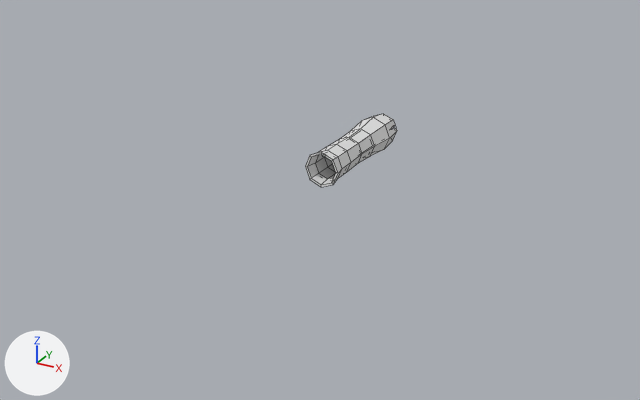
One commit to the Blender file Dungeon Baller/Models blend/balvan.blend: the scene before it, then after it.
One viewpoint serves both versions: a camera (50 mm lens) standing at (19.4, -42.8, 16.1) and looking at (-1.0, -5.5, -2.5). Lighting does not change. The marker at lower left points along +X, +Y and +Z. Mesh edges are drawn as thin lines.
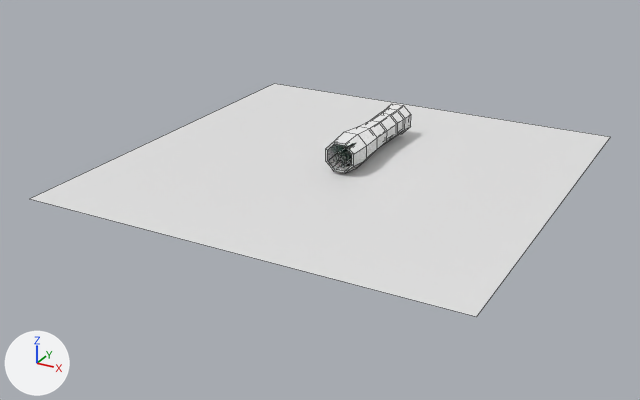
Where the change shows, as pixel boxes [x1, y1, x2, y2] in the pictures (640 x 400 px):
'Plane', added
    after: [30, 83, 610, 317]
'Circle', reshaped, moved, turned
    before: [305, 114, 397, 187]
    after: [326, 104, 411, 173]

The change, as a diff of the scene's bpy script:
```diff
--- a/Dungeon Baller/Models blend/balvan.blend.py
+++ b/Dungeon Baller/Models blend/balvan.blend.py
@@ mat_material_002 @@
+mat_material_002 = bpy.data.materials.new('Material.002')
+mat_material_002.use_nodes = True; mat_material_002.node_tree.nodes.clear()
+_N = mat_material_002.node_tree.nodes; _L = mat_material_002.node_tree.links
+n0 = _N.new('ShaderNodeOutputMaterial'); n0.name = 'Material Output'
+n1 = _N.new('ShaderNodeAmbientOcclusion'); n1.name = 'Ambient Occlusion'
+n1.samples = 1
+n1.inputs[0].default_value = (0.8, 0.8, 0.8, 1.0)  # 'Color', white #e7e7e7
+n1.inputs[1].default_value = 0.0  # 'Distance'
+_L.new(n1.outputs[0], n0.inputs[0])  # 'Color' to 'Surface'
@@ me_circle @@
 # used by ob_circle; location = (0.0, 0.0, 0.0); rotation_euler = (1.571, 0.0, 0.0), in degrees (90, 0, 0)
-me_circle.from_pydata(...)  # 160 vertices, 141 faces; spans x -1.0..1.0, y -1.0..1.0, z 0.22..7.3
+me_circle.from_pydata(...)  # 161 vertices, 143 faces, 1 loose edge; spans x -0.93..0.93, y -0.93..0.92, z 0.18..7.3
+# me_circle part 1: 158 vertices removed from x -1.0..1.0, y -1.0..1.0, z 0.22..7.3; 159 vertices added at x -0.93..0.93, y -0.93..0.92, z 0.18..7.3
+me_circle.materials.append(mat_material_002)
@@ me_plane @@
+me_plane.from_pydata([(-1.0, -1.03, 0.0), (1.0, -1.03, 0.0), (-1.0, 0.97, 0.0), (1.0, 0.97, 0.0)], [], [(0, 1, 3, 2)])
@@ ob_circle @@
 ob_circle = bpy.data.objects.new('Circle', me_circle)
-ob_circle.location = (0.0, 0.0, 0.0)
-ob_circle.rotation_euler = (1.571, 0.0, 0.0)  # degrees (90, 0, 0)
+ob_circle.location = (0.0, -5.6, 0.0)
+ob_circle.rotation_euler = (-1.571, -1.571, 0.0)  # degrees (-90, -90, 0)
@@ ob_plane @@
+ob_plane = bpy.data.objects.new('Plane', me_plane)
+ob_plane.location = (-0.41, -3.65, -0.99)
+ob_plane.scale = (11.3, 11.3, 11.3)
```
